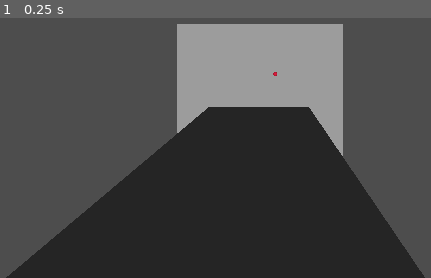
Above: before the commit, frame 1.
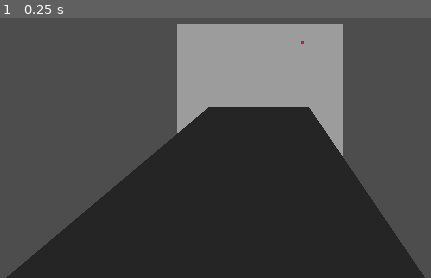
Above: after the commit, the same moment.

Repository: XSnipinblazeX/Godot-Ballistics
Game: Godot game, scene res://MsinScene.tscn
The game is run twice, just before and just after one commit, with the same random seed, the same clock (stepped at 60 frames per second) and the same inputs.
Inputs:
- Up to frame 1 (0.25 s): no input

The runs differ from the first frame. In frame 1, less than 0.1% of the frame differs, in the area x 63-71%, y 8-23%.
Error before the commit: Invalid assignment of property or key 'enabled' with value of type 'bool' on a base object of type 'null instance'. (res://BallisticMovemnt.gd:41)
Error after the commit: Invalid assignment of property or key 'enabled' with value of type 'bool' on a base object of type 'null instance'. (res://BallisticMovemnt.gd:50)

Commit message:
New BallisticMovemnt.gd
Changed spin vector so that positive X moves the object to the right (spinning to the left)

Added length into the magnus effect now it effectively simulates sticks.

The length spin direction is multiplied to the spin so 1 is = no effect or no change 2 = in that direction 

Havent tested out every rpm

Signed-off-by: XSnipinblazeX <91927524+XSnipinblazeX@users.noreply.github.com>

Diff:
--- a/Ballistics/BallisticMovemnt.gd
+++ b/Ballistics/BallisticMovemnt.gd
@@ -5,37 +5,46 @@
 
 #just add to a node change the launch values (spin direction, velocity) and it should work
 
+#this fork is working on custom projectiles
+
+
 extends MeshInstance3D # extends any node as long as it doesn't affect the gravity and velocity
 
-var mass = 0.0167 #mass of the object In kg
+var mass = 0.03 #mass of the object In kg
+var length = 0.5 # length of the projectile in meters in the FORWARD direction...I put it as an absurb half a meter
+var lengthSpinAxis = Vector3(2, 1, 1) #axis the long side is on compared to spin
 
 var Active = false # for future initialization
 
 var iV = 39.294816 # 87.9 mph iV: Initial velocity in m/s
 var velocity = Vector3(0, 0, 0) # this is the actual velocity during runtime
 var direction = Vector3(0, -0.04, -1) # direction of travel degrees/90
-var spin = Vector3(-1252, 1480, 858) # spin rate in rpm (sidespin, backspin, riflespin)
+var spin = Vector3(1252, 1480, -858) # spin rate in rpm (sidespin, backspin, riflespin)
 
 var angDamp = 0.2 # rotational drag Coefficient
 var linDamp = 0.35 # linear drag Coefficient
+
+var maxAngDamp = 0.95 #max rotational drag
+var maxLinDamp = 0.8 # max linear drag
+
 var Dia = 0.075 # diameter of object
 var area = 0.01723 # cross sectional area
+var maxArea = 0.12 # area of the broad side
 
 var Air_density = 1.225
 const c = 1 # a constant for scaling if needed
 var rps = 2 * PI / 60 # rpm to radians a second conversion
 var GRAV = -9.81 # acceleration of gravity in m/s
 var MoI = 0.09  # moment of inertia
-var airRes = 0.5 * Air_density * area #air resistance factor
+var maxMOI = 0.5 # moment of inertia of the broadside
+var airRes = 0.5 * Air_density #air resistance factor
 
 var raycast
 var lastPos = Vector3()
 
 func _ready():
-    velocity = iV * direction # fires in direction with velocoty
-    spin *= Vector3(-1, 1, -1) # makes spin relative to F5 Sports’ pitchlogic system
+    velocity = iV * direction # fires in direction with velocity
     Active = true
-
     # Get the RayCast node
     raycast = $RayCast
     raycast.enabled = true
@@ -44,14 +53,21 @@
     if Active:
         lastPos = global_transform.origin
         velocity.y += GRAV * delta * c # accelerate to gravity
-        var spinforce = (spin * rps) * (Dia / 2) / (mass * (velocity.length() * 2))  # Get the force of the magnus effect
-        var AngDrag = -angDamp * spin * (Dia / 2)
-        var torque = -(Dia / 2) * AngDrag
+        var t = sin(abs(spin.length() * delta))
+        var currentAngCoef = lerp(angDamp, maxAngDamp, t)
+        var currentLinCoef = lerp(linDamp, maxLinDamp, t)
+        var forceDiameter = lerp(Dia, length, t) #cycles through the different sides
+        var spinforce = (spin + (forceDiameter * (spin * lengthSpinAxis) * rps)) * (forceDiameter / 2) / (mass * (velocity.length() * 2))  # Get the force of the magnus effect then lopside it with the length
+        var AngDrag = -currentAngCoef * spin * (forceDiameter / 2)
+
+        var torque = -(forceDiameter / 2) * AngDrag
+        var currentMOI = lerp(MoI, maxMOI, t) # cycles through the different sides
         if spin.length() < 0:
             torque *= -1
-        var angAccel = torque / MoI # angular drag
+        var angAccel = torque / currentMOI # angular drag
         spin -= angAccel
-        var DF = airRes * velocity * velocity * linDamp #linear drag
+        var currentArea = lerp(area, maxArea, t) # cycles through the different sides
+        var DF = airRes * currentArea * velocity * velocity * currentLinCoef #linear drag
         velocity -= DF * delta
         velocity += spinforce * delta
 
@@ -59,14 +75,4 @@
         global_transform.origin += velocity * delta
 
 
-        # hit detection? Idk I'm shitty at gdscript
-
-        # Perform raycast to check for collision behind the ball
-        var raycastDir = lastPos - global_transform.origin
-        raycast.cast_to = raycastDir.normalized() * raycastDir.length()  # Set the raycast direction
-        raycast.force_raycast_update()
-
-        if raycast.is_colliding():
-            # Ball will collide with something, so revert back to the last position
-            global_transform.origin = lastPos
-            velocity = Vector3(0, 0, 0) #stops projectile for now
+        #hit detection removed because idk how to do itl
